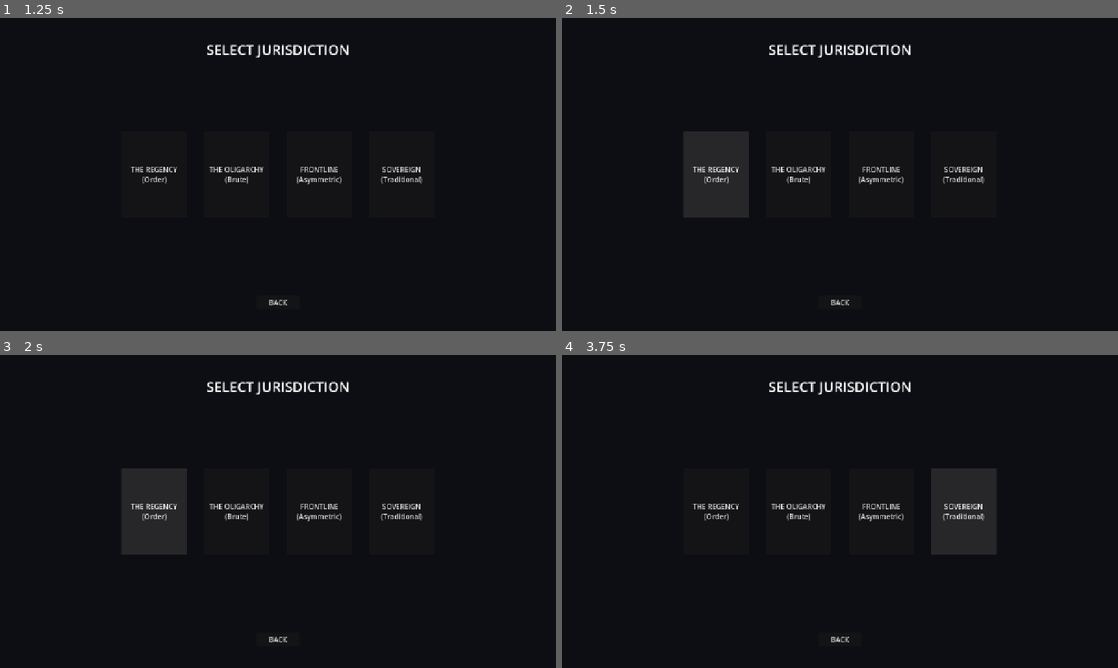
Above: before the commit, frames 1-4 (two rows, left to right).
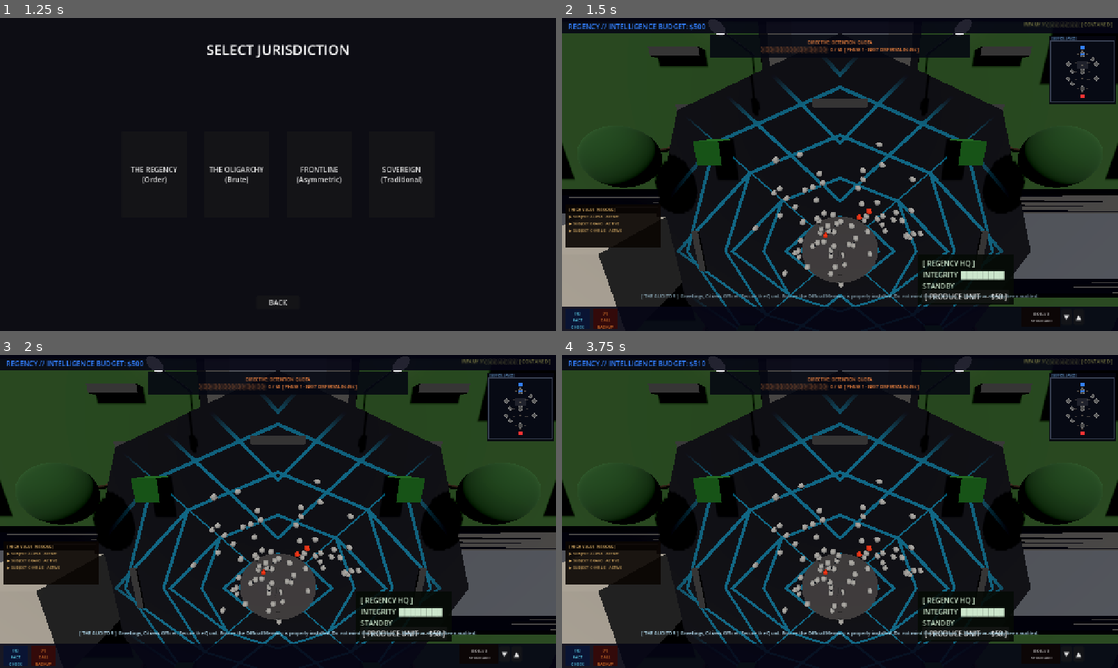
Above: after the commit, the same moments.

Repository: grantl12/rts
Game: Godot game, scene res://scenes/ui/main_menu.tscn
Same seed, same stepped clock (60 frames per second), same inputs: the game is played once before the commit and once after it. Sound files missing from this copy of the repository are replaced by a short silence.
Inputs (mouse positions are in pixels of both pictures, inside the frame that each line leads up to):
- Up to frame 1 (1.25 s): click "INITIATE NEW AUDIT" at 0.5 s
- Up to frame 2 (1.5 s): click "THE REGENCY (Order)" at 1.25 s
- Up to frame 3 (2 s): no input
- Up to frame 4 (3.75 s): click (801, 511) at 2 s, where only the run before the commit has a clickable "THE OLIGARCHY (Brute)"; click (878, 511) at 2.75 s, where only the run before the commit has a clickable "FRONTLINE (Asymmetric)"; click (962, 511) at 3.5 s, where only the run before the commit has a clickable "SOVEREIGN (Traditional)"

Frame 1 is identical in both runs. In frame 2, 40% of the frame differs, in the area x 0-100%, y 0-100%; in frame 3, 40%; in frame 4, 40%.
Error after the commit: Invalid assignment of property or key 'waypoints' with value of type 'Array' on a base object of type 'CharacterBody3D (CivilianCar)'. (res://scripts/managers/…

Commit message:
fix: use 4-component Color in .tscn (text format requires RGBA, not RGB)
Co-Authored-By: Claude Sonnet 4.6 <noreply@anthropic.com>

Diff:
--- a/client/scenes/maps/the_quad.tscn
+++ b/client/scenes/maps/the_quad.tscn
@@ -84,8 +84,8 @@
 building_name = "Δ Delta House"
 buff_type = "morale"
 building_size = Vector3(5, 4, 5)
-mesh_color = Color(0.65, 0.32, 0.22)
-label_color = Color(1.0, 0.85, 0.25)
+mesh_color = Color(0.65, 0.32, 0.22, 1)
+label_color = Color(1.0, 0.85, 0.25, 1)
 max_health = 300.0
 
 [node name="PhiHouse" type="StaticBody3D" parent="."]
@@ -94,8 +94,8 @@
 building_name = "Φ Phi House"
 buff_type = "xp"
 building_size = Vector3(5, 4, 5)
-mesh_color = Color(0.65, 0.32, 0.22)
-label_color = Color(1.0, 0.85, 0.25)
+mesh_color = Color(0.65, 0.32, 0.22, 1)
+label_color = Color(1.0, 0.85, 0.25, 1)
 max_health = 300.0
 
 [node name="BetaHouse" type="StaticBody3D" parent="."]
@@ -104,8 +104,8 @@
 building_name = "Β Beta House"
 buff_type = "income"
 building_size = Vector3(5, 4, 5)
-mesh_color = Color(0.65, 0.32, 0.22)
-label_color = Color(1.0, 0.85, 0.25)
+mesh_color = Color(0.65, 0.32, 0.22, 1)
+label_color = Color(1.0, 0.85, 0.25, 1)
 max_health = 300.0
 
 [node name="SigmaHouse" type="StaticBody3D" parent="."]
@@ -114,8 +114,8 @@
 building_name = "Σ Sigma House"
 buff_type = "supply"
 building_size = Vector3(5, 4, 5)
-mesh_color = Color(0.65, 0.32, 0.22)
-label_color = Color(1.0, 0.85, 0.25)
+mesh_color = Color(0.65, 0.32, 0.22, 1)
+label_color = Color(1.0, 0.85, 0.25, 1)
 max_health = 300.0
 
 [node name="SkirmishManager" type="Node" parent="."]
